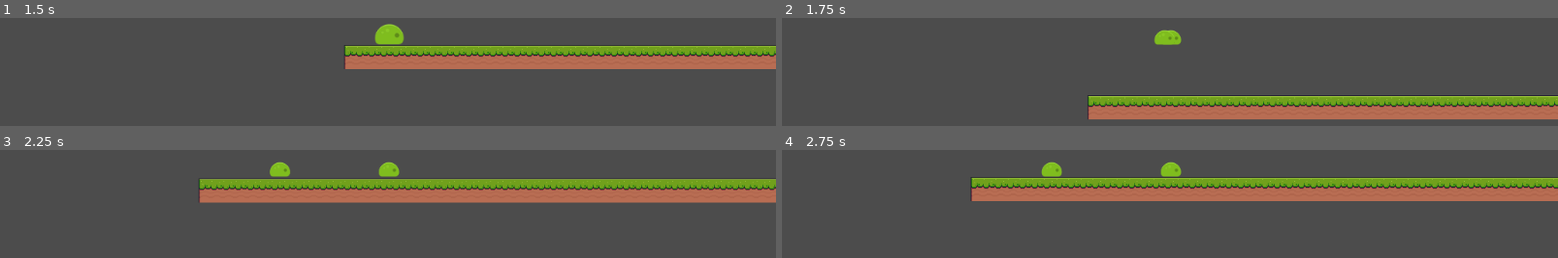
Above: before the commit, frames 1-4 (two rows, left to right).
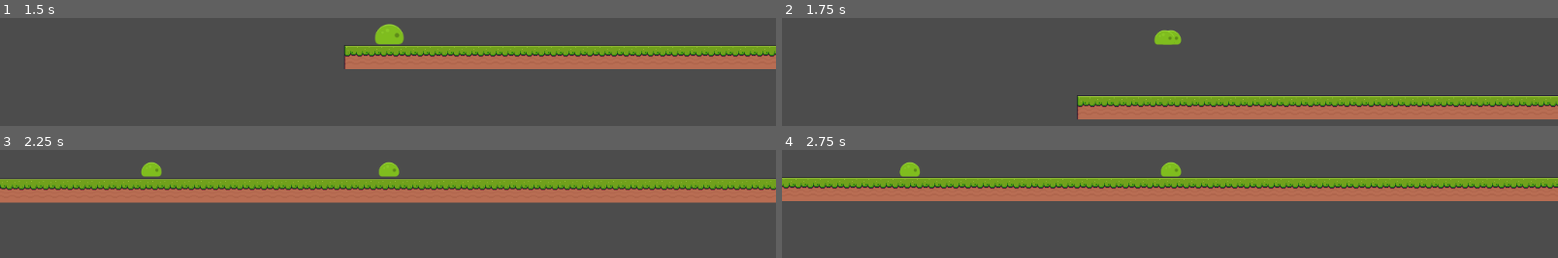
Above: after the commit, the same moments.

Repository: MGPAlpha/SlimeGame
Game: Godot game, scene res://main.tscn
Two runs of this game, one before a commit and one after it. Both use one fixed random seed, a clock stepped at 60 frames per second and the inputs below.
Inputs (mouse positions are in pixels of both pictures, inside the frame that each line leads up to):
- Up to frame 1 (1.5 s): tap Enter at 0.5 s; move the mouse to (558, 22) at 0.52 s; press the mouse at (558, 22) at 0.53 s; hold D (right) from 0.53 s (still down); tap Space (jump) at 0.77, 1.25 s; move the mouse to (232, 67) at 1.27 s; release the mouse at (232, 67) at 1.28 s; right-click (232, 67) at 1.35 s
- Up to frame 2 (1.75 s): keep holding D (right); tap Space (jump) at 1.52 s; click (1014, 67) at 1.55 s
- Up to frame 3 (2.25 s): move the mouse to (outside the picture) at 2.02 s; release D (right) at 2.03 s; press the mouse at (outside the picture) at 2.03 s; hold A (left) from 2.03 s (still down)
- Up to frame 4 (2.75 s): keep holding A (left)

Frame 1 is identical in both runs. In frame 2, 2.0% of the frame differs, in the area x 38-100%, y 71-94%; in frame 3, 8.1%; in frame 4, 8.5%, in the area x 0-100%, y 10-48%.

Commit message:
add aimed launch to advanced slime split, needs adjustment for gamefeel

Diff:
--- a/Slime.gd
+++ b/Slime.gd
@@ -37,9 +37,9 @@
 	if motion.y > MAXFALLSPEED:
 		motion.y = MAXFALLSPEED
 
-
-	motion.x = clamp(motion.x, -MAXSPEED, MAXSPEED)
-	motion.x = move_toward(motion.x, 0, delta * DRAGX)
+	if is_on_floor():
+		motion.x = clamp(motion.x, -MAXSPEED, MAXSPEED)
+		motion.x = move_toward(motion.x, 0, delta * DRAGX)
 
 	if isActiveSlime:
 
@@ -57,7 +57,9 @@
 			if Input.is_action_just_released("split"):
 
 				if useAdvancedSplit:
-					emit_signal("request_advanced_split", self, Vector2(), splitRatio)
+					var splitDirection = get_viewport().get_mouse_position() - get_global_transform_with_canvas().get_origin()
+					splitDirection = splitDirection.normalized()
+					emit_signal("request_advanced_split", self, splitDirection, splitRatio)
 				else:
 					emit_signal("request_split", self)
 				splitHoldTime = 0
--- a/SlimeRoot.gd
+++ b/SlimeRoot.gd
@@ -55,8 +55,8 @@
 	inactiveSlime.position = slime.position
 	activeSlime.initialize(activeMass)
 	inactiveSlime.initialize(inactiveMass)
-	activeSlime.motion = slime.motion
-	inactiveSlime.motion = slime.motion
+	activeSlime.motion = direction / activeMass * 200
+	inactiveSlime.motion = -direction / inactiveMass * 200
 	activeSlime.isActiveSlime = true
 	add_child(activeSlime)
 	add_child(inactiveSlime)
